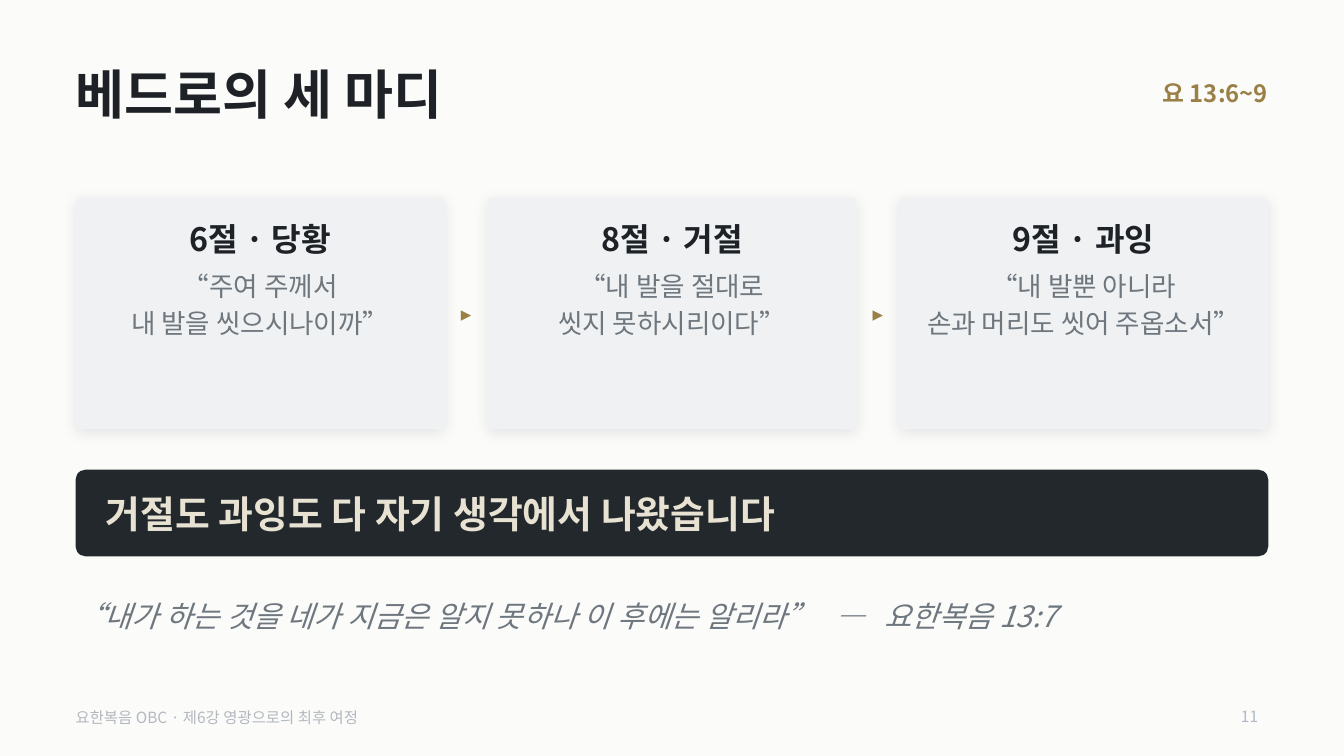
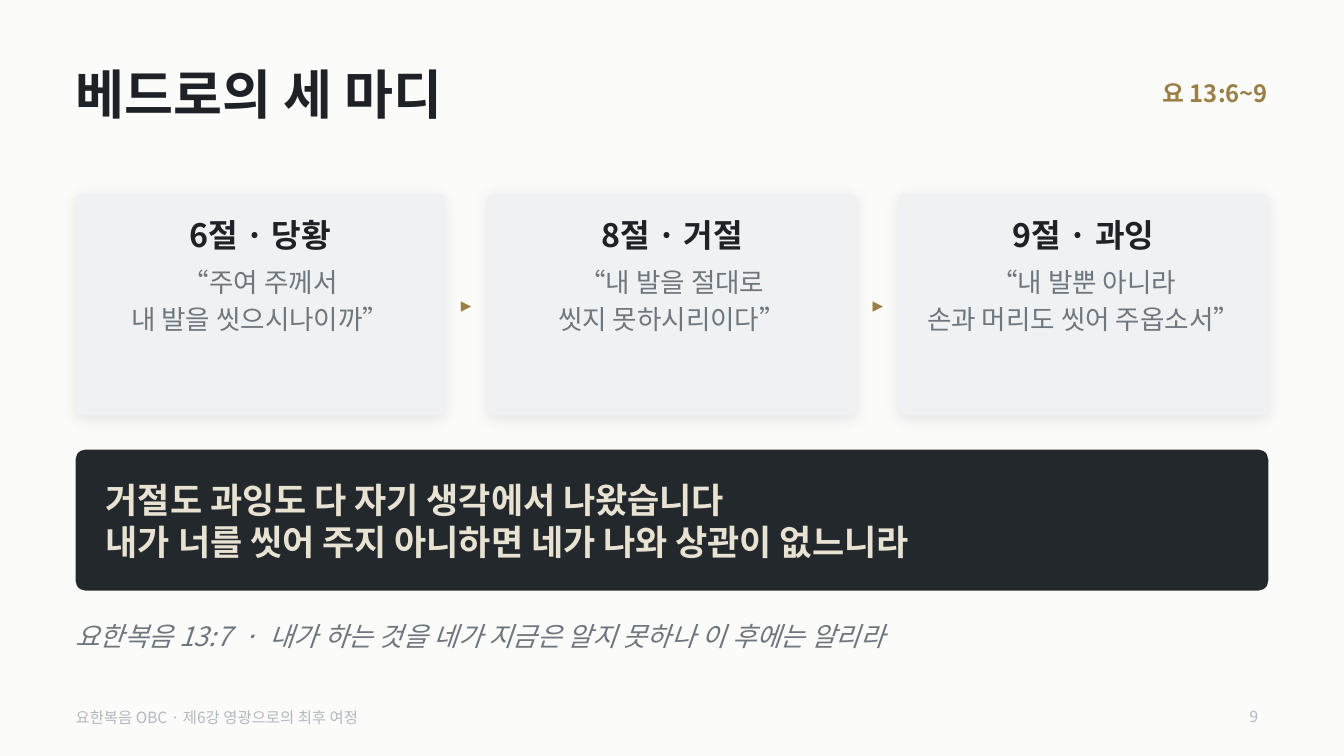
Before and after one commit to mio-modu/bible_GospelofJohn, a slide deck: slide 9 of dist/요한복음_6강_영광으로의_최후_여정.pptx (slide 11 before the commit). Drawn at 1344x756 pixels with LibreOffice and Linux fonts; fonts in the diff are those of the drawing. Boxes give left, top, right and bottom in pixels: in the first picture for what was removed or moved away, otherwise in the second. Text is boxed around its words. In the diff, an @@ line names an element or a change of style, - is before the commit and + after.

```diff
--- a/dist/요한복음_6강_영광으로의_최후_여정.pptx
+++ b/dist/요한복음_6강_영광으로의_최후_여정.pptx
@@ rounded rectangle: place and size @@
-rounded rectangle at [76, 198, 445, 430]
+rounded rectangle at [76, 194, 445, 415]
@@ rounded rectangle: place and size @@
-rounded rectangle at [487, 198, 856, 430]
+rounded rectangle at [487, 194, 856, 415]
@@ rounded rectangle: place and size @@
-rounded rectangle at [899, 198, 1268, 430]
+rounded rectangle at [899, 194, 1268, 415]
@@ 3 texts: place and size @@
-3 texts at [189, 224, 1154, 254]
+3 texts at [189, 220, 1154, 250]
@@ text "“주여 주께서": place and size @@
-text "“주여 주께서" at [131, 274, 389, 335]
+text "“주여 주께서" at [131, 270, 389, 331]
@@ text "“내 발을 절대로": place and size @@
-text "“내 발을 절대로" at [558, 274, 786, 335]
+text "“내 발을 절대로" at [558, 270, 786, 331]
@@ text "“내 발뿐 아니라": place and size @@
-text "“내 발뿐 아니라" at [927, 274, 1240, 335]
+text "“내 발뿐 아니라" at [927, 270, 1240, 331]
@@ text "▸": place and size @@
-text "▸" at [445, 291, 487, 336]
+text "▸" at [445, 282, 487, 327]
@@ text "▸": place and size @@
-text "▸" at [857, 291, 899, 336]
+text "▸" at [857, 282, 899, 327]
@@ proportions changed in 4 elements at [76, 194, 445, 415], [487, 194, 856, 415], [899, 194, 1268, 415], [76, 450, 1268, 591] @@
@@ rounded rectangle: place and size @@
-rounded rectangle at [76, 470, 1268, 557]
+rounded rectangle at [76, 450, 1268, 591]
@@ text "거절도 과잉도 다 자기 생각에서 ...": place and size @@
-text "거절도 과잉도 다 자기 생각에서 ..." at [106, 496, 775, 532]
+text "거절도 과잉도 다 자기 생각에서 ..." at [106, 483, 909, 558]
@@ text at [106, 483, 724, 516]: size 27 to 25 pt in "거절도 과잉도 다 자기 생각에서 나왔습니다" @@
@@ text at [106, 525, 909, 558]: paragraph added @@
+내가 너를 씻어 주지 아니하면 네가 나와 상관이 없느니라
@@ text at [76, 624, 884, 648]: text changed; size 21 to 19 pt @@
-“내가 하는 것을 네가 지금은 알지 못하나 이 후에는 알리라” — 요한복음 13:7
+요한복음 13:7 · 내가 하는 것을 네가 지금은 알지 못하나 이 후에는 알리라
@@ page number at [1250, 711, 1259, 722]: text changed @@
-11
+9
```
Also in this commit, not shown: 17 other slides changed, 22 slides removed, 12 other files.
